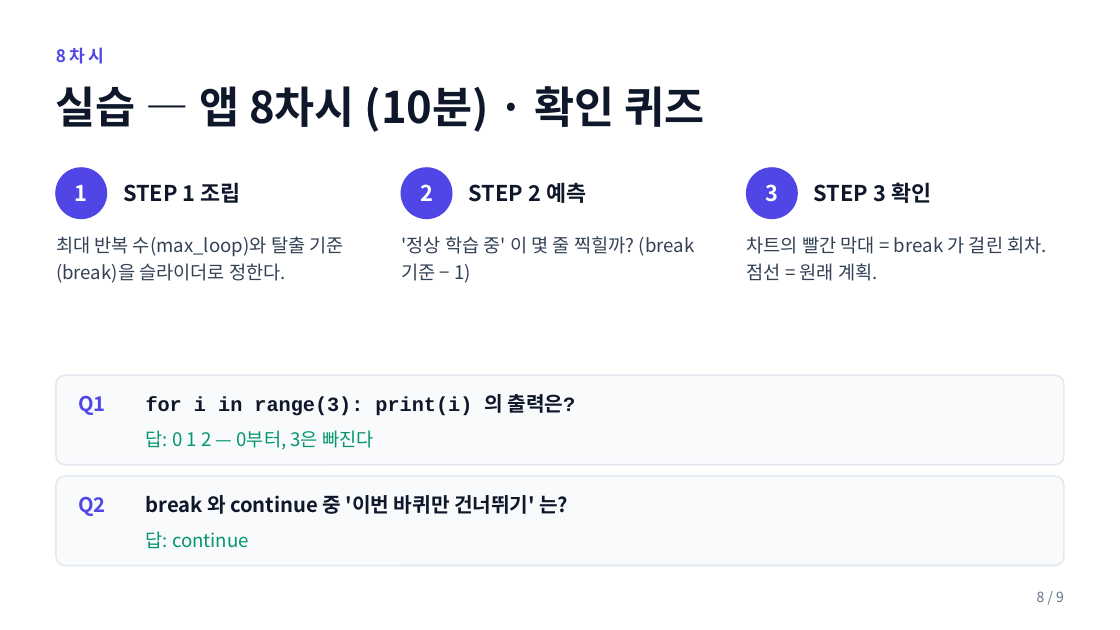
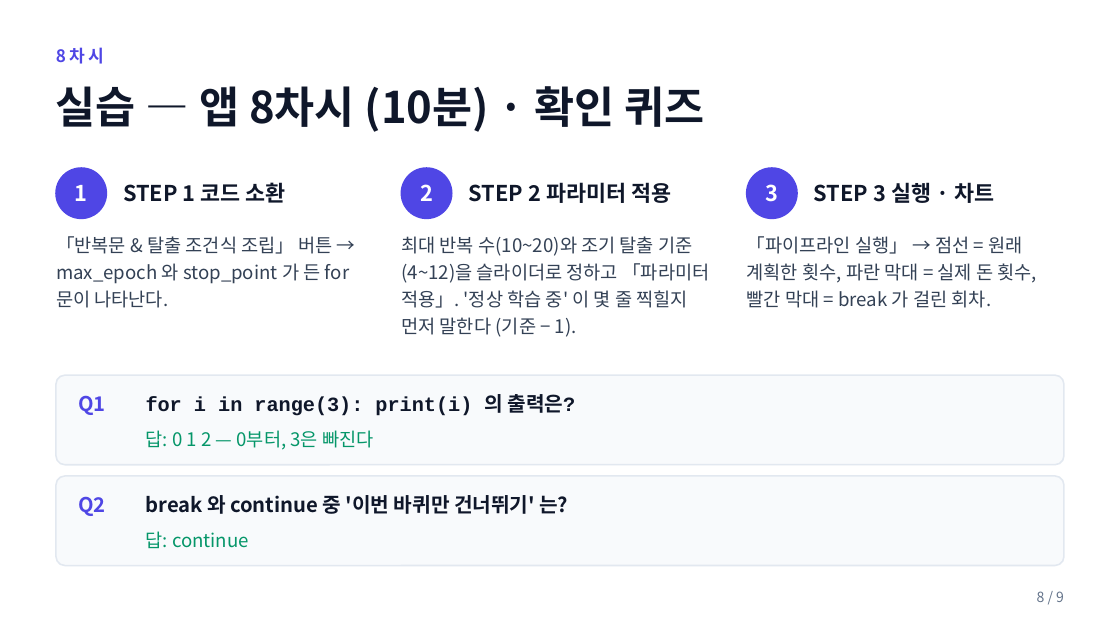
Before and after one commit to ChungChiweon/aice-quest, a slide deck: slide 8 of 강의자료/08차시_for_while_break.pptx. Drawn at 1120x630 pixels with LibreOffice and Linux fonts; fonts in the diff are those of the drawing. Boxes give left, top, right and bottom in pixels: in the first picture for what was removed or moved away, otherwise in the second. Text is boxed around its words. In the diff, an @@ line names an element or a change of style, - is before the commit and + after.

```diff
--- a/강의자료/08차시_for_while_break.pptx
+++ b/강의자료/08차시_for_while_break.pptx
@@ text at [123,182,286,203]: text changed @@
-STEP 1 조립
+STEP 1 코드 소환
@@ text at [469,182,671,203]: text changed @@
-STEP 2 예측
+STEP 2 파라미터 적용
@@ text at [814,182,994,203]: text changed @@
-STEP 3 확인
+STEP 3 실행 · 차트
@@ text at [56,236,349,308]: text changed @@
-최대 반복 수(max_loop)와 탈출 기준(break)을 슬라이더로 정한다.
+「반복문 & 탈출 조건식 조립」 버튼 → max_epoch 와 stop_point 가 든 for 문이 나타난다.
@@ text at [401,236,709,337]: text changed @@
-'정상 학습 중' 이 몇 줄 찍힐까? (break 기준 − 1)
+최대 반복 수(10~20)와 조기 탈출 기준(4~12)을 슬라이더로 정하고 「파라미터 적용」. '정상 학습 중' 이 몇 줄 찍힐지 먼저 말한다 (기준 − 1).
@@ text at [747,236,1038,308]: text changed @@
-차트의 빨간 막대 = break 가 걸린 회차. 점선 = 원래 계획.
+「파이프라인 실행」 → 점선 = 원래 계획한 횟수, 파란 막대 = 실제 돈 횟수, 빨간 막대 = break 가 걸린 회차.
```
Also in this commit, not shown: 1 other slide changed, 4 other files.
